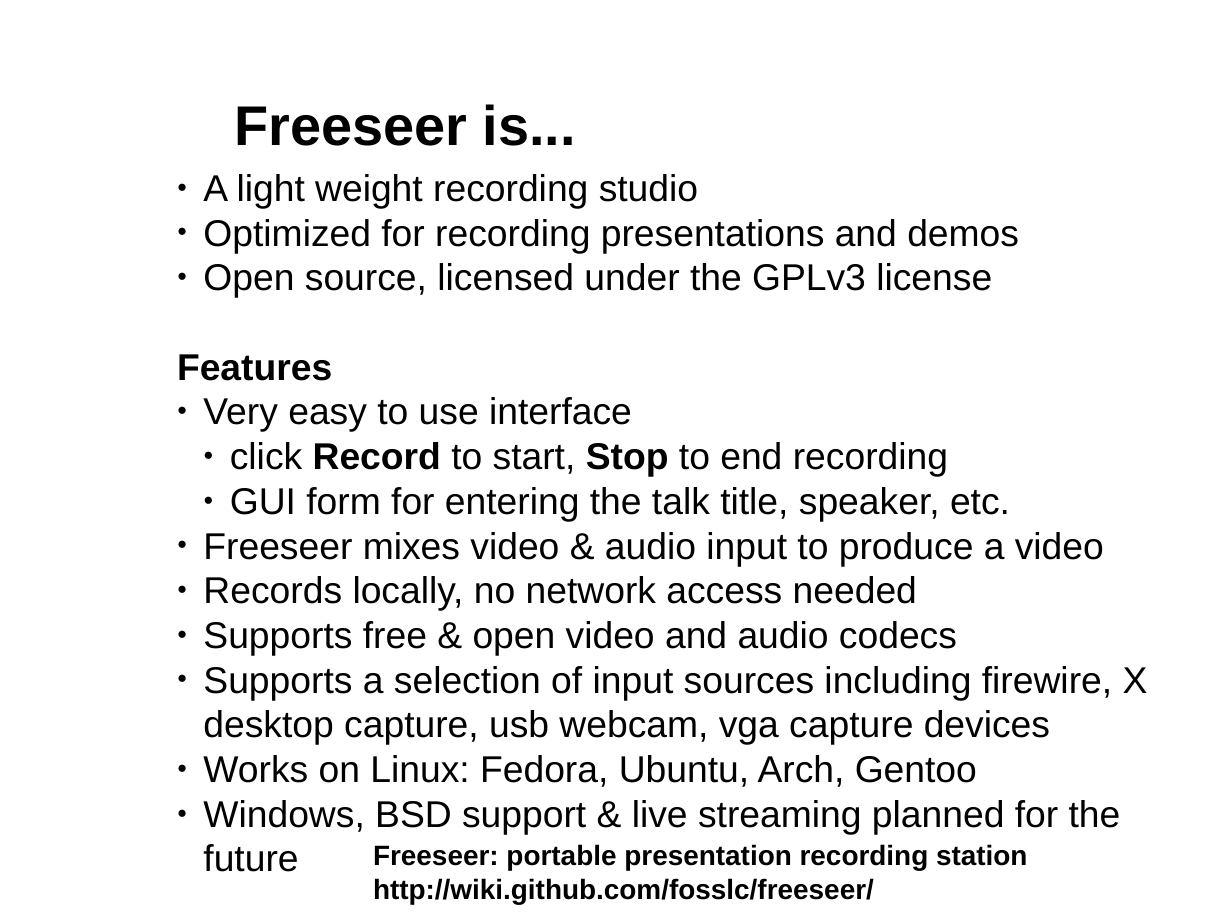
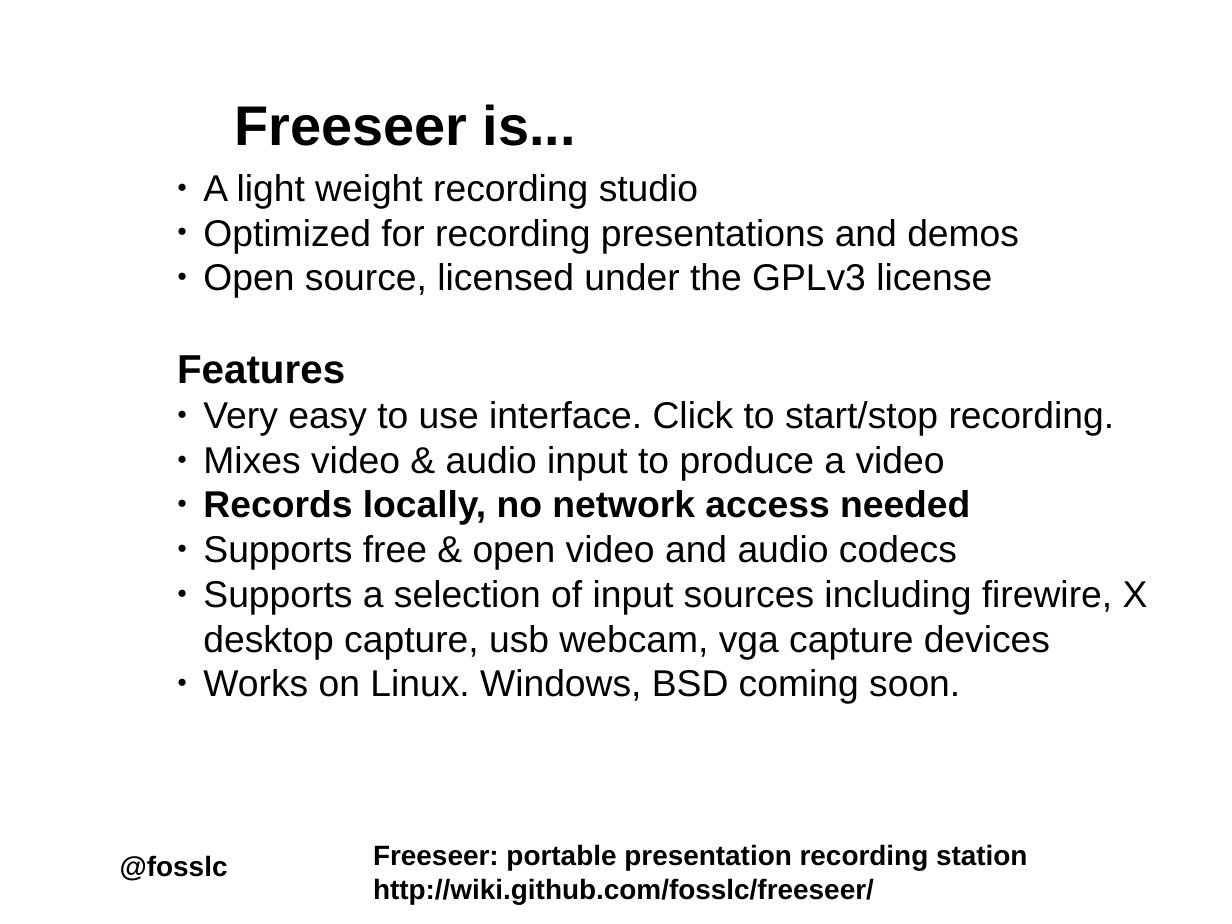
Before and after one commit to Freeseer/freeseer, a slide deck: slide 2 of docs/presentations/intro/freeseer_intro.odp. Drawn at 1232x924 pixels with LibreOffice and Linux fonts; fonts in the diff are those of the drawing; background and template pictures are left out. Boxes give left, top, right and bottom in pixels: in the first picture for what was removed or moved away, otherwise in the second. Text is boxed around its words. In the diff, an @@ line names an element or a change of style, - is before the commit and + after.

```diff
--- a/docs/presentations/intro/freeseer_intro.odp
+++ b/docs/presentations/intro/freeseer_intro.odp
@@ text at <box>177,355,970,525</box>: size 24 to 26 pt in "Features"; bold on in "Records locally, no network access needed" @@
@@ text at <box>203,401,1115,481</box>: text changed @@
-● Very easy to use interface
-  ● click Record to start, Stop to end recording
-  ● GUI form for entering the talk title, speaker, etc.
-● Freeseer mixes video & audio input to produce a video
+● Very easy to use interface. Click to start/stop recording.
+● Mixes video & audio input to produce a video
@@ text at <box>203,669,960,704</box>: text changed @@
-● Works on Linux: Fedora, Ubuntu, Arch, Gentoo
-● Windows, BSD support & live streaming planned for the future
+● Works on Linux. Windows, BSD coming soon.
@@ text added at <box>120,855,228,881</box>, 18 pt, text #000000, bold @@
+@fosslc
```
Also in this commit, not shown: 8 other slides changed, 4 slides added, 1 slide removed, 1 other file.
